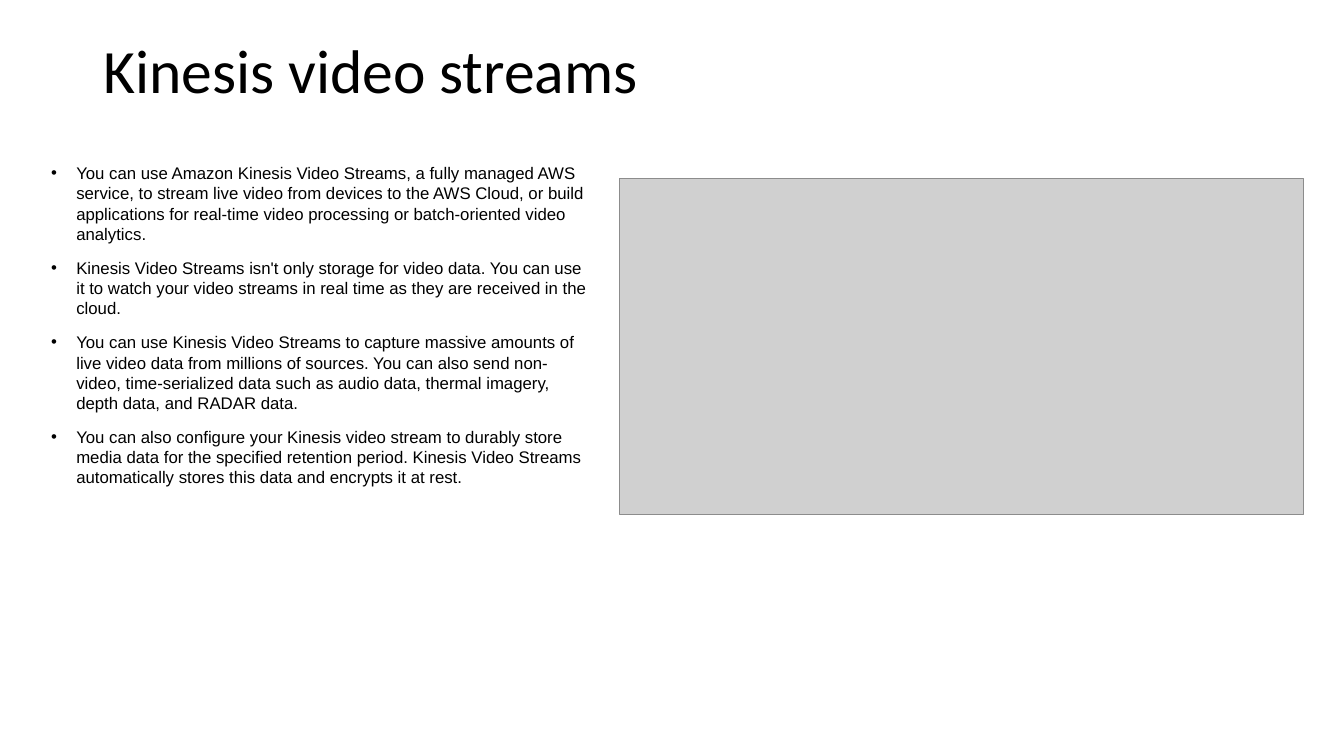
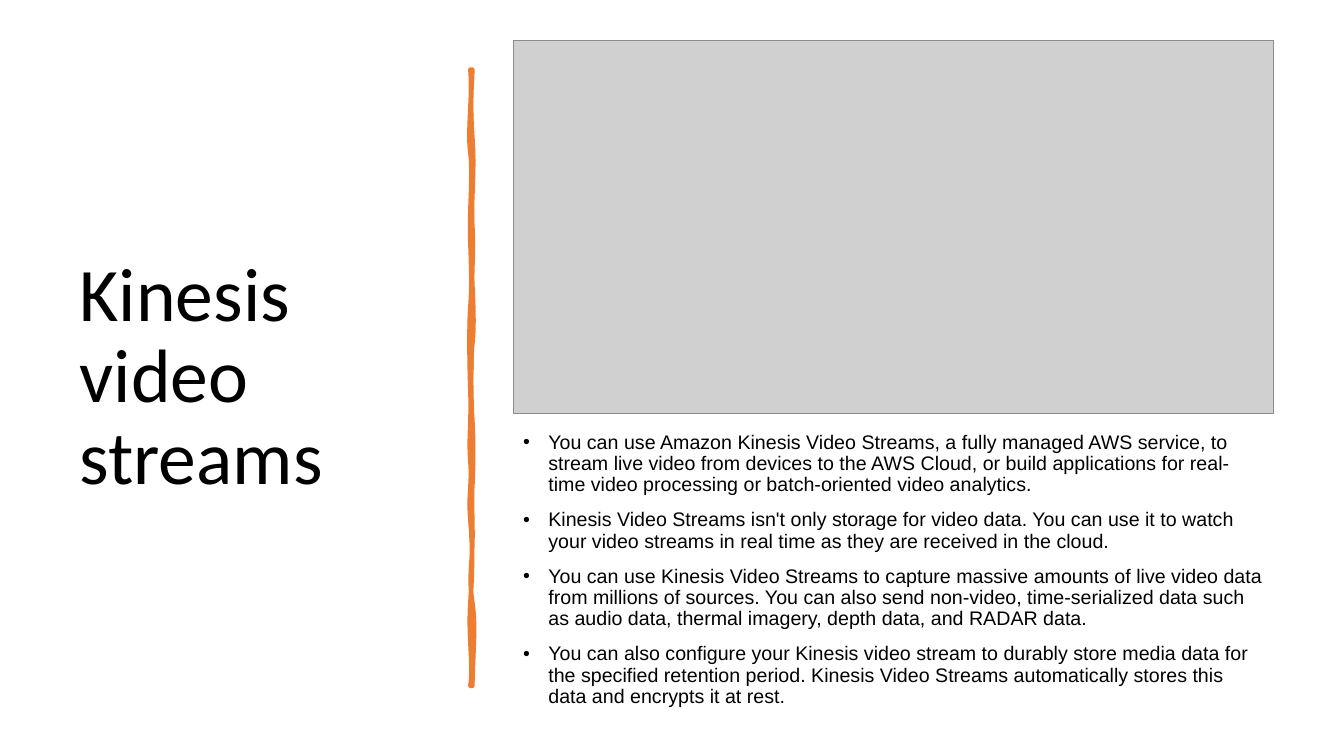
Before and after one commit to IlyaChakun/aws-iba-courses, a slide deck: slide 17 of lecture-materials/Analytics/Kinesis/Kinesis.pptx (slide 13 before the commit). Drawn at 1344x756 pixels with LibreOffice and Linux fonts; fonts in the diff are those of the drawing; grey boxes stand for pictures. Boxes give left, top, right and bottom in pixels: in the first picture for what was removed or moved away, otherwise in the second. Text is boxed around its words. In the diff, an @@ line names an element or a change of style, - is before the commit and + after.

```diff
--- a/lecture-materials/Analytics/Kinesis/Kinesis.pptx
+++ b/lecture-materials/Analytics/Kinesis/Kinesis.pptx
@@ picture: place and size @@
-picture at <box>619,178,1304,514</box>
+picture at <box>513,40,1273,413</box>
@@ title "Kinesis video streams": place and size @@
-title "Kinesis video streams" at <box>103,50,638,94</box>
+title "Kinesis video streams" at <box>80,269,323,485</box>
@@ title "Kinesis video streams" at <box>80,269,323,485</box>: size 44 to 54 pt @@
@@ freeform shape added at <box>471,70,473,686</box>, fill #ED7D31, outline #ED7D31 3.25 pt @@
@@ text "You can use Amazon Kinesis ...": place and size @@
-text "You can use Amazon Kinesis ..." at <box>76,167,586,487</box>
+text "You can use Amazon Kinesis ..." at <box>548,434,1262,707</box>
@@ text "You can use Amazon Kinesis ..." at <box>548,434,1262,707</box>: size 12 to 14 pt; line spacing 1 to 0.9 @@
```
Also in this commit, not shown: 12 other slides changed, 6 slides added, 2 slides removed.
